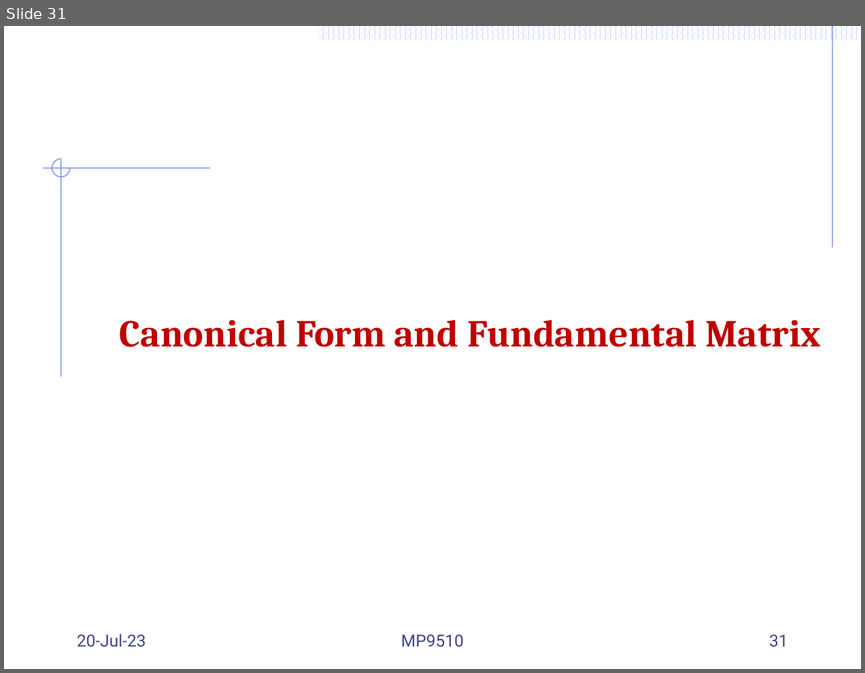
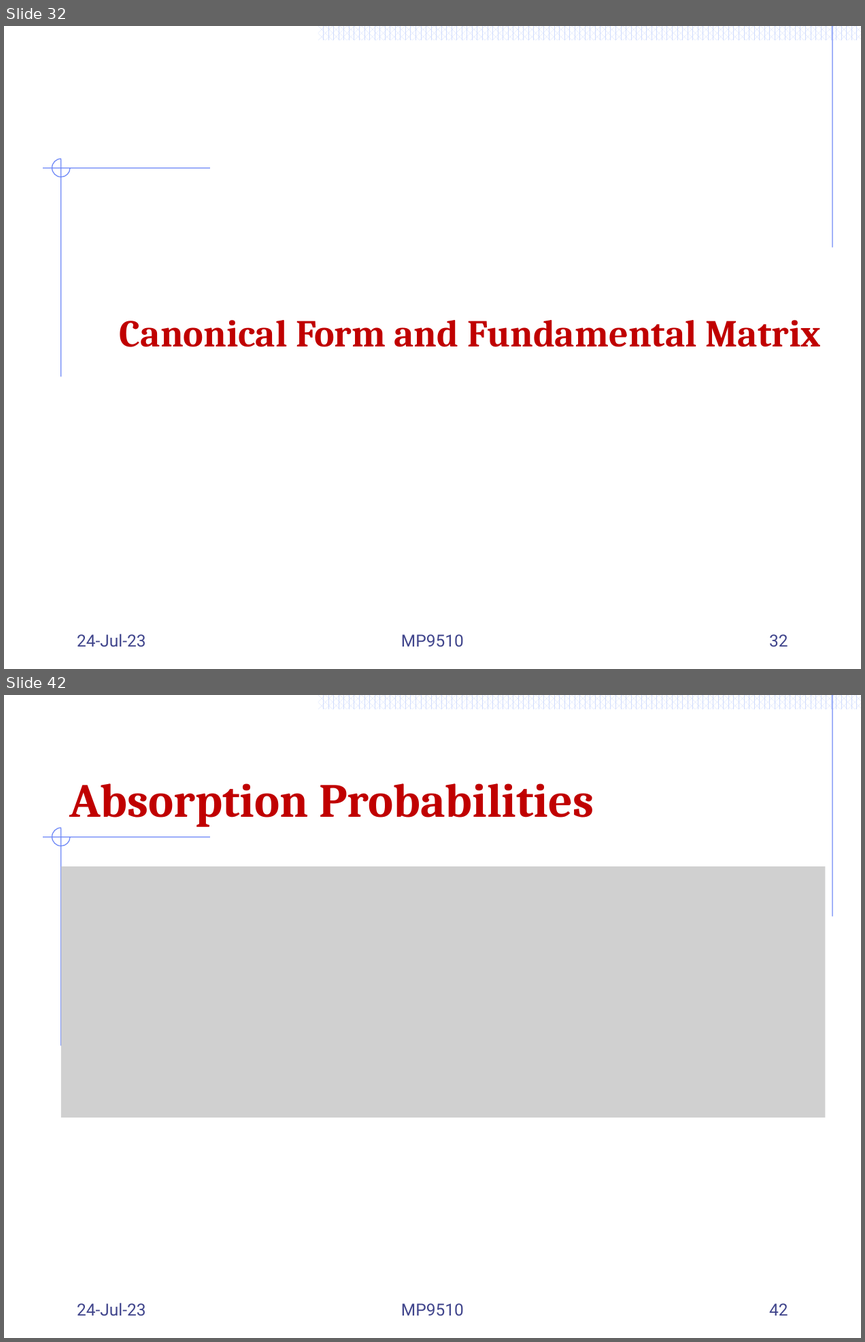
Before and after one commit to Mayooran1987/MC9510, a slide deck: Lect_3_Markov process.pptx. Shown one above the other, each under a label of ours: slide 31 before the commit, slides 32 and 42 after it; the slides between them are not shown. The pictures are 865x673 and 865x1342 pixels, drawn with LibreOffice and Linux fonts; fonts in the diff are those of the drawing; grey boxes stand for pictures. Boxes give left, top, right and bottom in pixels: in the first picture for what was removed or moved away, otherwise in the second. Text is boxed around its words. In the diff, an @@ line names an element or a change of style, - is before the commit and + after.

```diff
--- a/Lect_3_Markov process.pptx
+++ b/Lect_3_Markov process.pptx
@@ slide 42 added at [4,695,861,1338], background #FFFFFF; not listed: 56 template elements that a slide beside it also shows @@
@@ title added at [70,783,594,827], 40 pt, text #C00000, bold @@
+Absorption Probabilities
@@ picture added at [61,866,825,1117] @@
@@ text added at [77,1302,146,1316], 14 pt, text #40458C @@
+24-Jul-23
@@ text added at [401,1303,464,1316], 14 pt, text #40458C @@
+MP9510
@@ page number added at [769,1303,788,1315], 14 pt, text #40458C @@
+42
@@ what was slide 31 is now slide 32 @@
@@ slide 32 changed as well @@
@@ text at [77,633,146,647]: text changed @@
-20-Jul-23
+24-Jul-23
@@ page number at [769,634,788,647]: text changed @@
-31
+32
```
Also in this commit, not shown: 7 other slides changed, 11 other slides added.
